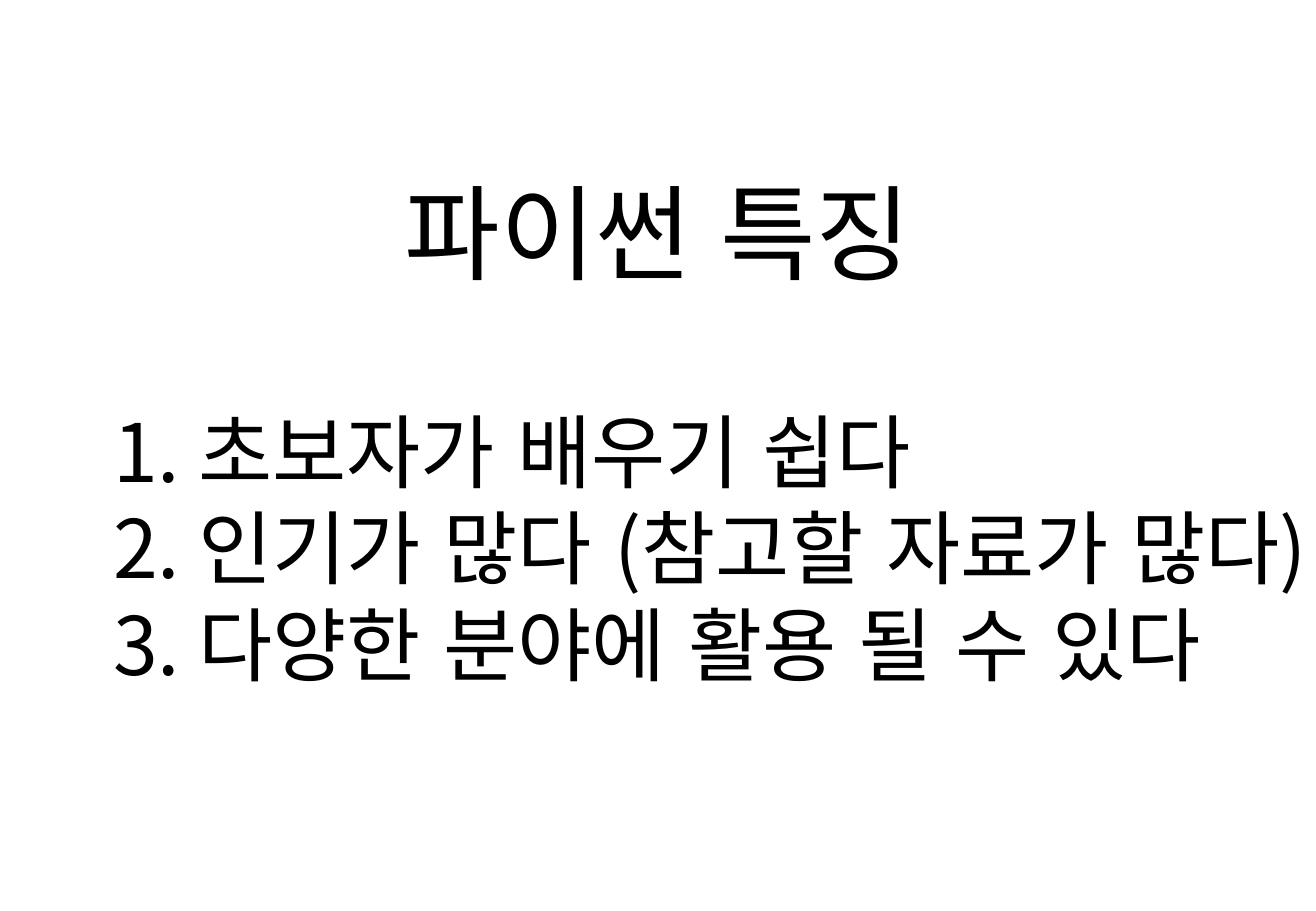
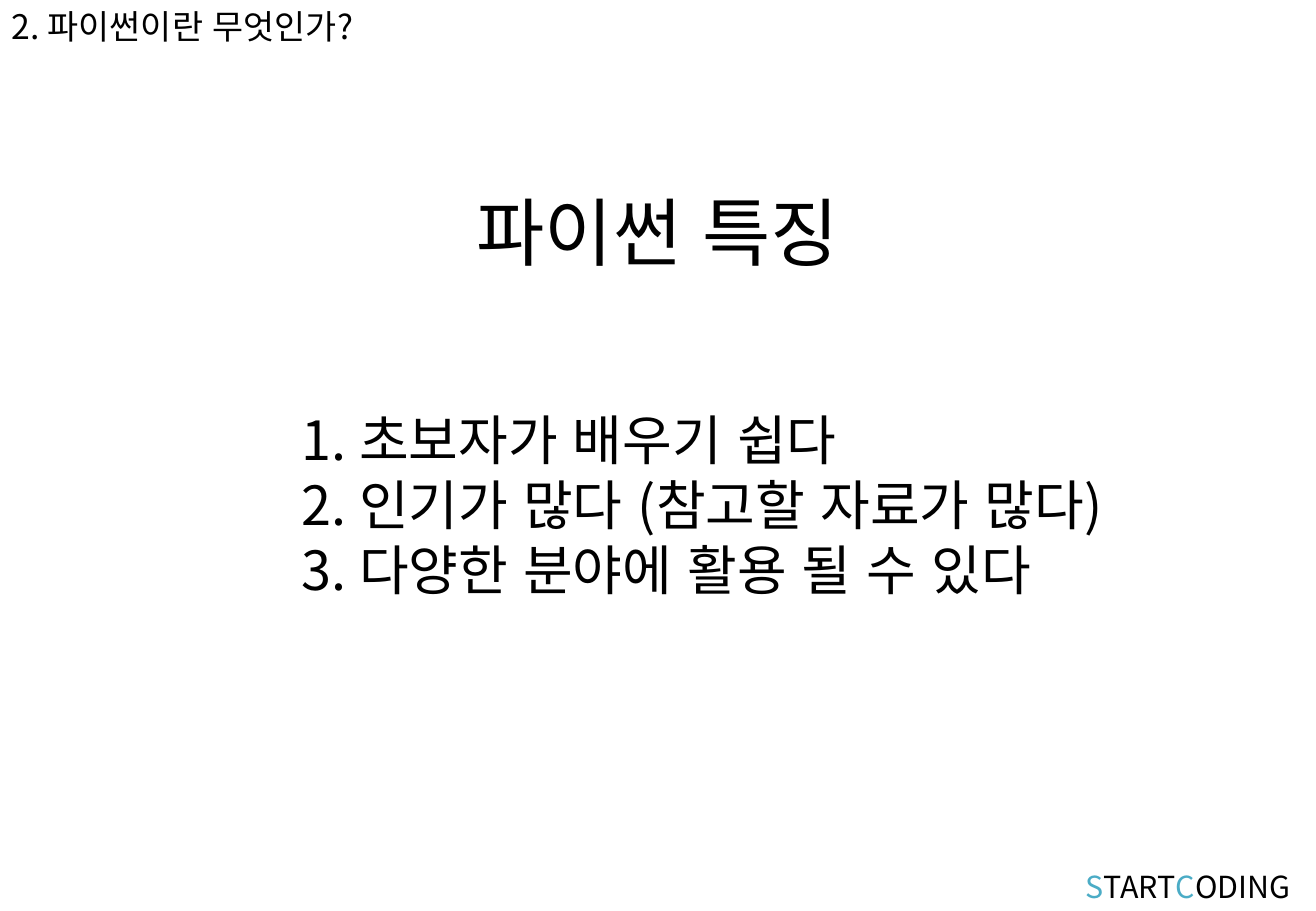
Before and after one commit to kwonkijun/python, a slide deck: slide 10 of 파이썬기초(PPT)/파이썬 기초 1강_강의소개.pptx. Drawn at 1316x911 pixels with LibreOffice and Linux fonts; fonts in the diff are those of the drawing. Boxes give left, top, right and bottom in pixels: in the first picture for what was removed or moved away, otherwise in the second. Text is boxed around its words. In the diff, an @@ line names an element or a change of style, - is before the commit and + after.

```diff
--- a/파이썬기초(PPT)/파이썬 기초 1강_강의소개.pptx
+++ b/파이썬기초(PPT)/파이썬 기초 1강_강의소개.pptx
@@ text added at [12, 11, 354, 42], 20 pt, text #000000 @@
+2. 파이썬이란 무엇인가?
@@ title "파이썬 특징" at [477, 198, 839, 266]: size 61.6 to 44 pt @@
@@ text "1. 초보자가 배우기 쉽다": place and size @@
-text "1. 초보자가 배우기 쉽다" at [113, 415, 1307, 682]
+text "1. 초보자가 배우기 쉽다" at [302, 415, 1103, 595]
@@ text "1. 초보자가 배우기 쉽다" at [302, 415, 1103, 595]: size 47.7 to 32 pt @@
@@ text added at [1086, 875, 1291, 899], 18 pt, text #000000 @@
+STARTCODING
```
Also in this commit, not shown: 14 other slides changed, 3 slides added, 3 slides removed, 12 other files.
